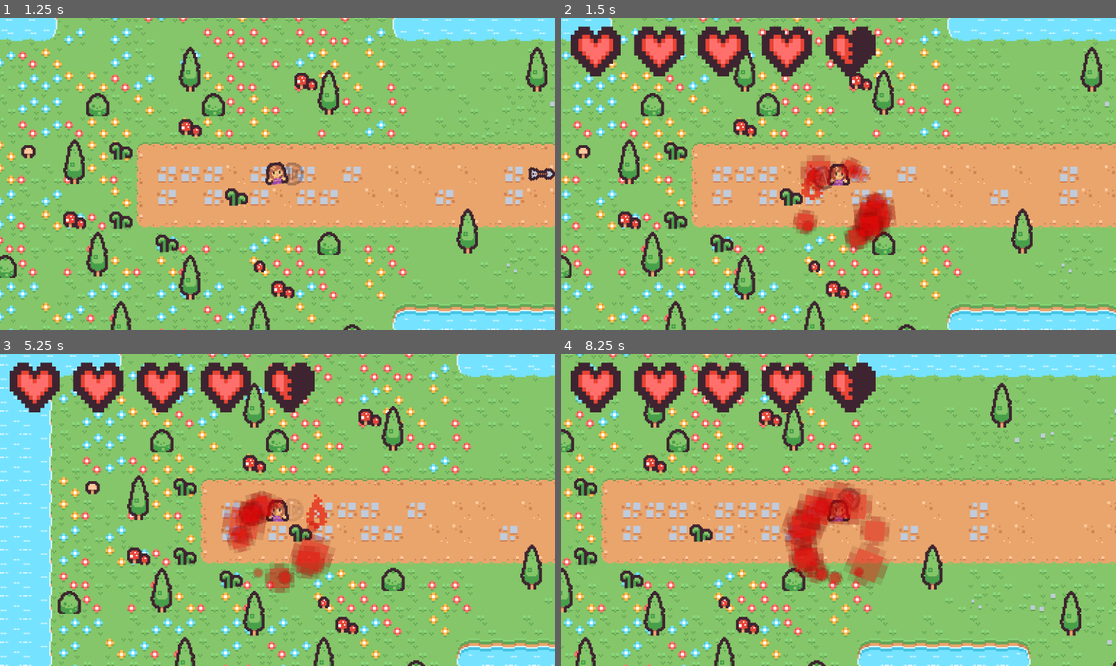
Above: before the commit, frames 1-4 (two rows, left to right).
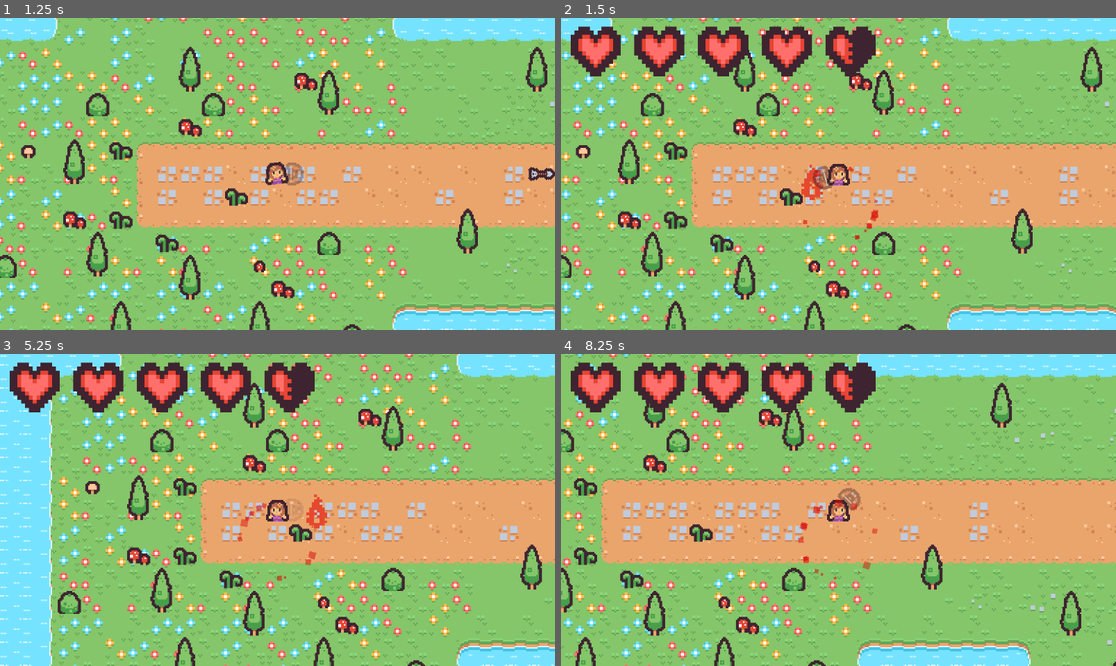
Above: after the commit, the same moments.

Repository: HazardWare/Hazardous-Quest
Game: Godot game, scene res://scenes/world/overworld.tscn
The game is run twice, just before and just after one commit, with the same random seed, the same clock (stepped at 60 frames per second) and the same inputs.
Inputs (mouse positions are in pixels of both pictures, inside the frame that each line leads up to):
- Up to frame 1 (1.25 s): tap Enter at 0.5 s; move the mouse to (399, 158) at 0.52 s; press the mouse at (399, 158) at 0.53 s; hold D (walk_right) from 0.53 s (still down)
- Up to frame 2 (1.5 s): move the mouse to (727, 189) at 1.27 s; release D (walk_right) at 1.28 s; release the mouse at (727, 189) at 1.28 s; hold Down (ui_down) from 1.28 s (still down); right-click (727, 189) at 1.35 s
- Up to frame 3 (5.25 s): move the mouse to (333, 441) at 2.02 s; release Down (ui_down) at 2.03 s; hold D (walk_right) 2.03-2.78 s; tap E (interact) at 2.1 s; move the mouse to (249, 572) at 2.77 s; hold Up (ui_up) 2.78-3.53 s; tap Shift (shield) at 2.85 s; move the mouse to (444, 556) at 3.52 s; hold Space (sword) 3.53-4.28 s; hold A (walk_left) 3.53-5.03 s; move the mouse to (111, 463) at 4.27 s; click (111, 463) at 4.35 s; move the mouse to (305, 510) at 5.02 s; hold Down (ui_down) from 5.03 s (still down); hold Right mouse button (candle) from 5.03 s (still down)
- Up to frame 4 (8.25 s): move the mouse to (755, 432) at 5.77 s; release Down (ui_down) at 5.78 s; release Right mouse button (candle) at 5.78 s; hold D (walk_right) 5.78-6.53 s; tap E (interact) at 5.85 s; move the mouse to (960, 494) at 6.52 s; hold Up (ui_up) 6.53-7.28 s; hold Shift (shield) 6.53-7.28 s; move the mouse to (727, 525) at 7.27 s; hold D (walk_right) 7.28-8.03 s; tap Space (sword) at 7.35 s; move the mouse to (894, 441) at 8.02 s; press the mouse at (894, 441) at 8.03 s; hold Down (ui_down) from 8.03 s (still down)

Frame 1 is identical in both runs. In frame 2, 2.1% of the frame differs, in the area x 41-61%, y 43-75%; in frame 3, 2.5%; in frame 4, 3.6%, in the area x 39-60%, y 40-75%.

Commit message:
i hate everything

Diff:
--- a/scenes/components/CharacterComponents.tscn
+++ b/scenes/components/CharacterComponents.tscn
@@ -15,6 +15,10 @@
 &"damaged": SubResource("Animation_5ickb")
 }
 
+[sub_resource type="Gradient" id="Gradient_q1iot"]
+offsets = PackedFloat32Array(0, 0.089701, 0.156146, 0.890365)
+colors = PackedColorArray(1, 1, 1, 0, 1, 1, 1, 1, 1, 1, 1, 1, 1, 1, 1, 0)
+
 [sub_resource type="Gradient" id="Gradient_aech8"]
 offsets = PackedFloat32Array(0, 0.450704, 0.633803, 1)
 colors = PackedColorArray(1, 1, 1, 1, 1, 1, 1, 1, 0.136719, 0.136719, 0.136719, 0, 1, 1, 1, 0)
@@ -26,10 +30,6 @@
 fill = 1
 fill_from = Vector2(0.5, 0.5)
 metadata/_snap_enabled = true
-
-[sub_resource type="Gradient" id="Gradient_q1iot"]
-offsets = PackedFloat32Array(0, 0.089701, 0.156146, 0.890365)
-colors = PackedColorArray(1, 1, 1, 0, 1, 1, 1, 1, 1, 1, 1, 1, 1, 1, 1, 0)
 
 [node name="CharacterComponents" type="Node"]
 
@@ -44,7 +44,6 @@
 texture_filter = 1
 emitting = false
 amount = 16
-texture = SubResource("GradientTexture2D_qyops")
 one_shot = true
 explosiveness = 1.0
 randomness = 1.0
@@ -87,3 +86,15 @@
 color = Color(0, 1, 0, 0.47451)
 color_ramp = SubResource("Gradient_q1iot")
 script = ExtResource("2_cx5rm")
+
+[node name="CPUParticles2D" type="CPUParticles2D" parent="."]
+emitting = false
+amount = 16
+one_shot = true
+explosiveness = 1.0
+randomness = 1.0
+direction = Vector2(0, 0)
+spread = 180.0
+gravity = Vector2(0, -1)
+initial_velocity_min = 10.0
+initial_velocity_max = 10.0
--- a/scenes/player/player.tscn
+++ b/scenes/player/player.tscn
@@ -261,6 +261,50 @@
 "values": [PackedColorArray(0, 0, 0, 1, 1, 1, 1, 1)]
 }
 
+[sub_resource type="Animation" id="Animation_nf88s"]
+resource_name = "autumn"
+tracks/0/type = "value"
+tracks/0/imported = false
+tracks/0/enabled = true
+tracks/0/path = NodePath("EnvironmentComponent/WorldEnvironment:environment:adjustment_color_correction:gradient:colors")
+tracks/0/interp = 1
+tracks/0/loop_wrap = true
+tracks/0/keys = {
+"times": PackedFloat32Array(0, 1),
+"transitions": PackedFloat32Array(1, 1),
+"update": 0,
+"values": [PackedColorArray(0, 0, 0, 1, 1, 1, 1, 1), PackedColorArray(0.265625, 0.0784359, 0.00518799, 1, 1, 1, 1, 1)]
+}
+
+[sub_resource type="Animation" id="Animation_bppwh"]
+resource_name = "dark"
+length = 2.5
+loop_mode = 2
+tracks/0/type = "value"
+tracks/0/imported = false
+tracks/0/enabled = true
+tracks/0/path = NodePath("EnvironmentComponent/WorldEnvironment:environment:adjustment_color_correction:gradient:offsets")
+tracks/0/interp = 1
+tracks/0/loop_wrap = true
+tracks/0/keys = {
+"times": PackedFloat32Array(0, 2.5),
+"transitions": PackedFloat32Array(1, 1.46408),
+"update": 0,
+"values": [PackedFloat32Array(0, 0.5), PackedFloat32Array(0, 0.3)]
+}
+tracks/1/type = "value"
+tracks/1/imported = false
+tracks/1/enabled = true
+tracks/1/path = NodePath("EnvironmentComponent/WorldEnvironment:environment:adjustment_color_correction:gradient:colors")
+tracks/1/interp = 1
+tracks/1/loop_wrap = true
+tracks/1/keys = {
+"times": PackedFloat32Array(0),
+"transitions": PackedFloat32Array(1),
+"update": 0,
+"values": [PackedColorArray(1, 0, 0, 1, 0, 0, 0, 1)]
+}
+
 [sub_resource type="Animation" id="Animation_yfnw3"]
 resource_name = "die"
 length = 0.5
@@ -274,50 +318,6 @@
 "handle_modes": PackedInt32Array(0, 0),
 "points": PackedFloat32Array(1, -0.25, 0, 0.25, 0, 0.01, -0.25, 0, 0.25, 0),
 "times": PackedFloat32Array(0, 0.5)
-}
-
-[sub_resource type="Animation" id="Animation_bppwh"]
-resource_name = "dark"
-length = 2.5
-loop_mode = 2
-tracks/0/type = "value"
-tracks/0/imported = false
-tracks/0/enabled = true
-tracks/0/path = NodePath("EnvironmentComponent/WorldEnvironment:environment:adjustment_color_correction:gradient:offsets")
-tracks/0/interp = 1
-tracks/0/loop_wrap = true
-tracks/0/keys = {
-"times": PackedFloat32Array(0, 2.5),
-"transitions": PackedFloat32Array(1, 1.46408),
-"update": 0,
-"values": [PackedFloat32Array(0, 0.5), PackedFloat32Array(0, 0.3)]
-}
-tracks/1/type = "value"
-tracks/1/imported = false
-tracks/1/enabled = true
-tracks/1/path = NodePath("EnvironmentComponent/WorldEnvironment:environment:adjustment_color_correction:gradient:colors")
-tracks/1/interp = 1
-tracks/1/loop_wrap = true
-tracks/1/keys = {
-"times": PackedFloat32Array(0),
-"transitions": PackedFloat32Array(1),
-"update": 0,
-"values": [PackedColorArray(1, 0, 0, 1, 0, 0, 0, 1)]
-}
-
-[sub_resource type="Animation" id="Animation_nf88s"]
-resource_name = "autumn"
-tracks/0/type = "value"
-tracks/0/imported = false
-tracks/0/enabled = true
-tracks/0/path = NodePath("EnvironmentComponent/WorldEnvironment:environment:adjustment_color_correction:gradient:colors")
-tracks/0/interp = 1
-tracks/0/loop_wrap = true
-tracks/0/keys = {
-"times": PackedFloat32Array(0, 1),
-"transitions": PackedFloat32Array(1, 1),
-"update": 0,
-"values": [PackedColorArray(0, 0, 0, 1, 1, 1, 1, 1), PackedColorArray(0.265625, 0.0784359, 0.00518799, 1, 1, 1, 1, 1)]
 }
 
 [sub_resource type="Animation" id="Animation_koevj"]
--- /dev/null
+++ b/shaders/posterize.gdshader
@@ -0,0 +1,65 @@
+#define FLT_MAX 3.402823466e+38
+
+shader_type canvas_item;
+render_mode unshaded;
+
+// Annoyingly, since this is set at compile, it seems you need to manually
+// set this array size to match the number of colors in your array. Otherwise
+// it will disregard the 'extra' colors
+uniform vec4[256] colors : source_color;
+uniform sampler2D SCREEN_TEXTURE : hint_screen_texture, filter_linear_mipmap;
+
+const vec3 D65_WHITE = vec3(0.95045592705, 1.0, 1.08905775076);
+const vec3 WHITE = D65_WHITE;
+
+// RGB to LAB implementation from
+// https://github.com/sv3/gift/blob/master/RGB2Lab.glsl
+vec3 rgb_to_lab(vec4 rgb){
+	float R = rgb.x;
+	float G = rgb.y;
+	float B = rgb.z;
+	// threshold
+	float T = 0.008856;
+
+	float X = R * 0.412453 + G * 0.357580 + B * 0.180423;
+	float Y = R * 0.212671 + G * 0.715160 + B * 0.072169;
+	float Z = R * 0.019334 + G * 0.119193 + B * 0.950227;
+
+	// Normalize for D65 white point
+	X = X / 0.950456;
+	Y = Y;
+	Z = Z / 1.088754;
+
+	bool XT, YT, ZT;
+    XT = false; YT=false; ZT=false;
+    if(X > T) XT = true;
+    if(Y > T) YT = true;
+    if(Z > T) ZT = true;
+
+    float Y3 = pow(Y,1.0/3.0);
+    float fX, fY, fZ;
+    if(XT){ fX = pow(X, 1.0/3.0);} else{ fX = 7.787 * X + 16.0/116.0; }
+    if(YT){ fY = Y3; } else{ fY = 7.787 * Y + 16.0/116.0 ; }
+    if(ZT){ fZ = pow(Z,1.0/3.0); } else{ fZ = 7.787 * Z + 16.0/116.0; }
+
+    float L; if(YT){ L = (116.0 * Y3) - 16.0; }else { L = 903.3 * Y; }
+    float a = 500.0 * ( fX - fY );
+    float b = 200.0 * ( fY - fZ );
+
+    return vec3(L,a,b);
+}
+
+void fragment() {
+	vec4 color = texture(SCREEN_TEXTURE, SCREEN_UV).rgba;
+	float min_dist = FLT_MAX;
+	for(int i=0;i<colors.length(); i++) {
+		float dist = distance(
+			rgb_to_lab(color),
+			rgb_to_lab(colors[i])
+		);
+		if (dist < min_dist) {
+			min_dist = dist;
+			COLOR = colors[i];
+		}
+	}
+}
Not shown, added: shaders/posterize.gdshader.uid
